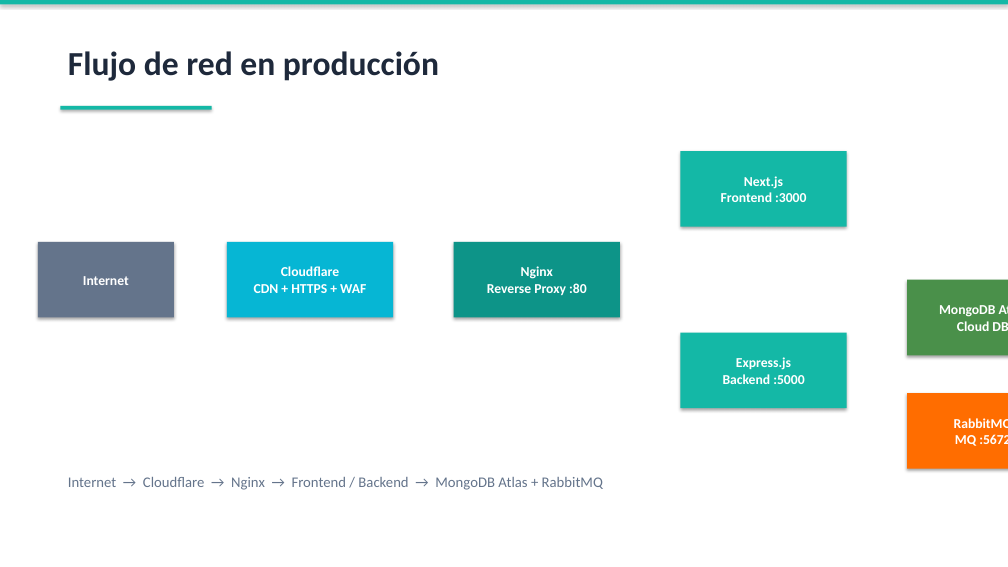
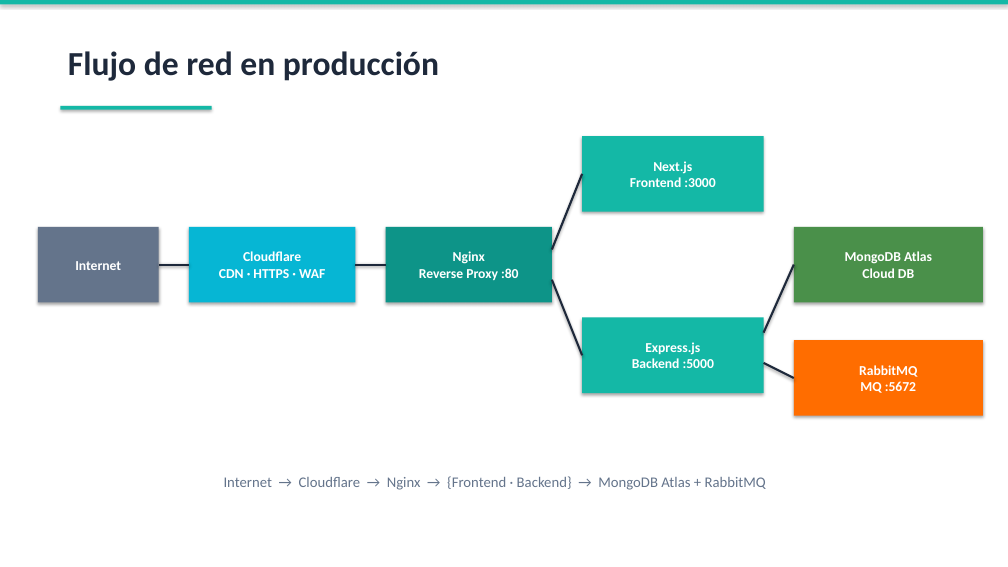
Before and after one commit to Vinyeta/Pay2Peer, a slide deck: slide 8 of presentacion_pay2peer.pptx. Drawn at 1008x567 pixels with LibreOffice and Linux fonts; fonts in the diff are those of the drawing. Boxes give left, top, right and bottom in pixels: in the first picture for what was removed or moved away, otherwise in the second. Text is boxed around its words. In the diff, an @@ line names an element or a change of style, - is before the commit and + after.

```diff
--- a/presentacion_pay2peer.pptx
+++ b/presentacion_pay2peer.pptx
@@ rectangle "Next.js Frontend :3000": place and size @@
-rectangle "Next.js Frontend :3000" at [681, 151, 847, 227]
+rectangle "Next.js Frontend :3000" at [582, 136, 764, 212]
@@ line added from (552, 250) to (582, 174), #1E293B 2 pt @@
@@ rectangle "Internet": place and size @@
-rectangle "Internet" at [38, 242, 174, 318]
+rectangle "Internet" at [38, 227, 159, 302]
@@ rectangle "Cloudflare CDN · HTTPS · ...": place and size @@
-rectangle "Cloudflare CDN · HTTPS · ..." at [227, 242, 393, 318]
+rectangle "Cloudflare CDN · HTTPS · ..." at [189, 227, 355, 302]
@@ rectangle "Nginx Reverse Proxy :80": place and size @@
-rectangle "Nginx Reverse Proxy :80" at [454, 242, 620, 318]
+rectangle "Nginx Reverse Proxy :80" at [386, 227, 552, 302]
@@ rectangle "MongoDB Atlas Cloud DB": place and size @@
-rectangle "MongoDB Atlas Cloud DB" at [907, 280, 1008, 355]
+rectangle "MongoDB Atlas Cloud DB" at [794, 227, 983, 302]
@@ line added from (159, 265) to (189, 265), #1E293B 2 pt @@
@@ text in rectangle at [219, 251, 325, 278]: text changed @@
-Cloudflare
-CDN + HTTPS + WAF
+Cloudflare
+CDN · HTTPS · WAF
@@ line added from (355, 265) to (386, 265), #1E293B 2 pt @@
@@ line added from (764, 333) to (794, 265), #1E293B 2 pt @@
@@ line added from (552, 280) to (582, 355), #1E293B 2 pt @@
@@ rectangle "Express.js Backend :5000": place and size @@
-rectangle "Express.js Backend :5000" at [681, 333, 847, 408]
+rectangle "Express.js Backend :5000" at [582, 318, 764, 393]
@@ rectangle "RabbitMQ MQ :5672": place and size @@
-rectangle "RabbitMQ MQ :5672" at [907, 393, 1008, 469]
+rectangle "RabbitMQ MQ :5672" at [794, 340, 983, 416]
@@ line added from (764, 363) to (794, 378), #1E293B 2 pt @@
@@ text at [224, 476, 766, 490]: text changed @@
-Internet → Cloudflare → Nginx → Frontend / Backend → MongoDB Atlas + RabbitMQ
+Internet → Cloudflare → Nginx → {Frontend · Backend} → MongoDB Atlas + RabbitMQ
```
Also in this commit, not shown: 1 other slide changed.
